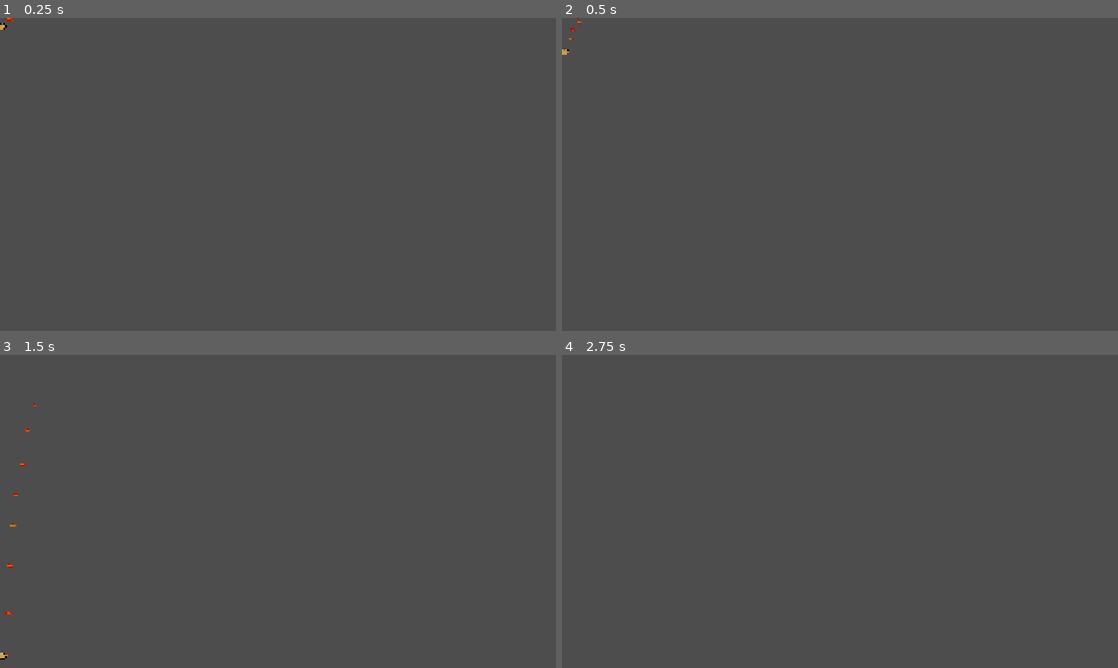
Above: before the commit, frames 1-4 (two rows, left to right).
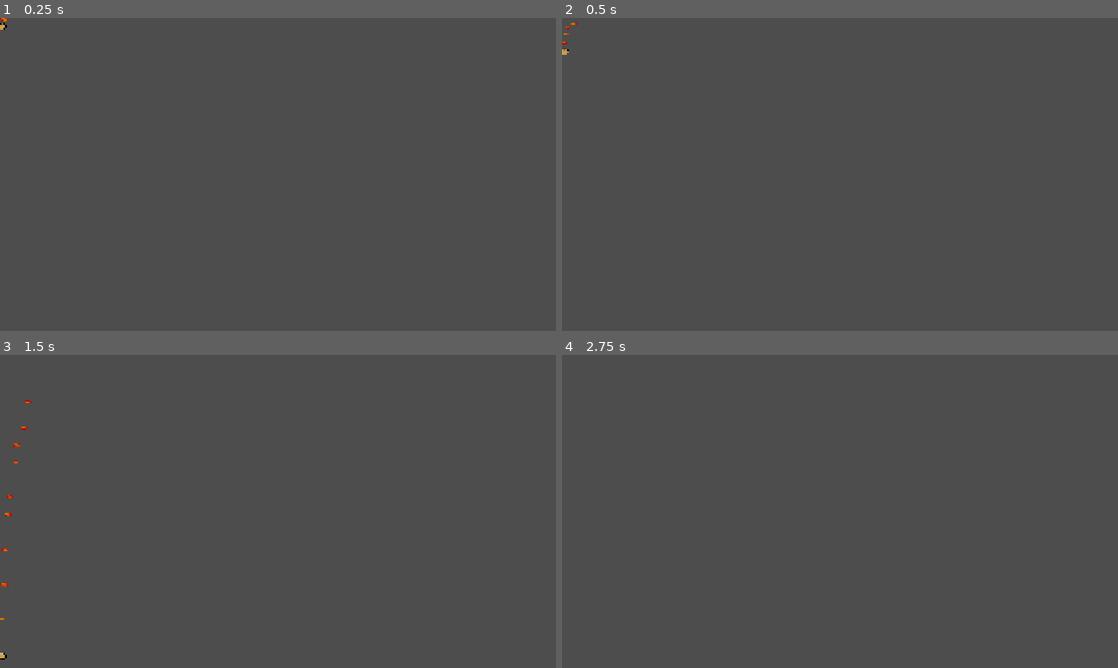
Above: after the commit, the same moments.

Repository: t0qen/baudo-game-jam-autumn
Game: Godot game, scene res://scenes/projectiles/rocket.tscn
Two runs of this game, one before a commit and one after it. Both use one fixed random seed, a clock stepped at 60 frames per second and the inputs below. This scene is started directly instead of the project's main scene.
Inputs (mouse positions are in pixels of both pictures, inside the frame that each line leads up to):
- Up to frame 1 (0.25 s): no input
- Up to frame 2 (0.5 s): no input
- Up to frame 3 (1.5 s): move the mouse to (400, 495) at 0.52 s; hold D (right) 0.53-1.28 s; tap Space (jump) at 0.6, 0.77, 1.07, 1.35 s; click (400, 495) at 0.67 s; move the mouse to (166, 527) at 1.27 s; hold A (left) from 1.28 s (still down)
- Up to frame 4 (2.75 s): tap Space (jump) at 1.52, 1.82, 2.1 s; move the mouse to (895, 442) at 2.02 s; release A (left) at 2.03 s; hold D (right) from 2.03 s (still down)

The runs differ from the first frame. In frame 1, less than 0.1% of the frame differs, in the area x 0-3%, y 0-2%; in frame 2, less than 0.1%; in frame 3, 0.2%, in the area x 0-7%, y 14-97%; in frame 4, nothing differs.
Error after the commit: Attempt to call function 'destruct' in base 'null instance' on a null instance. (res://scripts/rocket.gd:18)

Commit message:
jsplus ce que j'ai fait ptdr

Diff:
--- a/project.godot
+++ b/project.godot
@@ -74,6 +74,12 @@
 "events": [Object(InputEventMouseButton,"resource_local_to_scene":false,"resource_name":"","device":-1,"window_id":0,"a …(253 unchanged characters)…
 ]
 }
+sortir={
+"deadzone": 0.2,
+"events": [Object(InputEventKey,"resource_local_to_scene":false,"resource_name":"","device":-1,"window_id":0,"alt_pressed":false,"shift_pressed":false,"ctrl_pressed":false,"meta_pressed":false,"pressed":false,"keycode":0,"physical_keycode":4194305,"key_label":0,"unicode":0,"location":0,"echo":false,"script":null)
+, Object(InputEventJoypadButton,"resource_local_to_scene":false,"resource_name":"","device":-1,"button_index":1,"pressure":0.0,"pressed":true,"script":null)
+]
+}
 
 [rendering]
 
--- a/scenes/projectiles/rocket.tscn
+++ b/scenes/projectiles/rocket.tscn
@@ -1,5 +1,6 @@
-[gd_scene load_steps=4 format=3 uid="uid://beywwft4c0mlq"]
+[gd_scene load_steps=7 format=3 uid="uid://beywwft4c0mlq"]
 
+[ext_resource type="Script" uid="uid://dlv6bafe1o4v8" path="res://scripts/rocket.gd" id="1_l0y3s"]
 [ext_resource type="Texture2D" uid="uid://bxtjwc1i5gogk" path="res://assets/Sprites/Pomme de terre.png" id="1_r4mtq"]
 [ext_resource type="Texture2D" uid="uid://sdw4lwb4ukgf" path="res://assets/Sprites/Feu.png" id="2_r4bah"]
 
@@ -7,23 +8,27 @@
 radius = 9.0
 height = 34.516273
 
+[sub_resource type="CapsuleShape2D" id="CapsuleShape2D_l0y3s"]
+radius = 23.0
+height = 76.0
+
+[sub_resource type="CapsuleShape2D" id="CapsuleShape2D_8rgcg"]
+radius = 87.0
+height = 278.0
+
 [node name="Rocket" type="RigidBody2D"]
-
-[node name="Sprite2D" type="Sprite2D" parent="."]
-rotation = 0.09068969
-scale = Vector2(0.044921875, 0.044921875)
-texture = ExtResource("1_r4mtq")
+script = ExtResource("1_l0y3s")
 
 [node name="CollisionShape2D" type="CollisionShape2D" parent="."]
-visible = false
 position = Vector2(1.0000001, 0)
 rotation = -1.5652608
 scale = Vector2(1.0832561, 1.1706394)
 shape = SubResource("CapsuleShape2D_r4mtq")
 
 [node name="CPUParticles2D" type="CPUParticles2D" parent="."]
-position = Vector2(25, 0)
-scale = Vector2(2.6763544, 3.5752976)
+position = Vector2(3.999998, 0)
+scale = Vector2(2.6763544, 4.6552978)
+amount = 10
 texture = ExtResource("2_r4bah")
 fixed_fps = 60
 emission_shape = 1
@@ -35,3 +40,24 @@
 tangential_accel_max = 40.0
 scale_amount_min = 0.05
 scale_amount_max = 0.1
+
+[node name="DetectionMaxDegat" type="Area2D" parent="."]
+
+[node name="CollisionShape2D" type="CollisionShape2D" parent="DetectionMaxDegat"]
+rotation = -1.5707964
+shape = SubResource("CapsuleShape2D_l0y3s")
+debug_color = Color(0.9875497, 0, 0.31682128, 0.41960785)
+
+[node name="DetectionMinDegat" type="Area2D" parent="."]
+
+[node name="CollisionShape2D" type="CollisionShape2D" parent="DetectionMinDegat"]
+rotation = -1.5707964
+shape = SubResource("CapsuleShape2D_8rgcg")
+debug_color = Color(0.78905654, 0.43045953, 3.85046e-07, 0.41960785)
+
+[node name="Sprite2D" type="Sprite2D" parent="."]
+rotation = 0.0906897
+scale = Vector2(0.044921875, 0.044921875)
+texture = ExtResource("1_r4mtq")
+
+[connection signal="area_entered" from="DetectionMaxDegat" to="." method="_on_detection_max_degat_area_entered"]
--- /dev/null
+++ b/scenes/test_map.tscn
@@ -0,0 +1,3 @@
+[gd_scene format=3 uid="uid://bltq8mhh8nlld"]
+
+[node name="TestMap" type="Node2D"]
--- a/scripts/main.gd
+++ b/scripts/main.gd
@@ -5,8 +5,8 @@
 
 @onready var camera_2d: Camera2D = $Camera2D
 
-var nb_errants: int = 4
-var nb_gardes: int = 4
+#var nb_errants: int = 4
+#var nb_gardes: int = 4
 
 var errants = preload("res://scenes/errants.tscn")
 var gardes = preload("res://scenes/gardes.tscn")
@@ -55,7 +55,7 @@
 	print("GAME STARTS !!")
 	update_mob_array()
 	select_mob()
-	partie_timer.start()
+	partie_timer.start(VarBidules.duree_tour_sec)
 
 # TODO connecter un signal pour chaque mob comme ca quand il y en a un qui meurt main.gd le sait et update_mob_array()
 func update_game():
--- a/scripts/main_menu.gd
+++ b/scripts/main_menu.gd
@@ -8,8 +8,9 @@
 
 # Called every frame. 'delta' is the elapsed time since the previous frame.
 func _process(delta: float) -> void:
-	pass
-
+	if $PopUp.visible == true:
+		if Input.is_action_just_pressed("sortir"):
+			$PopUp.hide()
 
 func _on_quit_pressed() -> void:
 	get_tree().quit()
--- /dev/null
+++ b/scripts/rocket.gd
@@ -0,0 +1,20 @@
+extends RigidBody2D
+
+func _ready() -> void:
+	pass
+
+func _on_detection_max_degat_area_entered(area: Area2D) -> void:
+	# On récupère le terrain (nom exact: "Terrain1") depuis le parent ou la scène
+	var terrain = get_parent().get_node("DestructiblePolygon2D")
+
+	var radius = 100.0
+	var segments = 32
+	var polygon = PackedVector2Array()
+	for i in range(segments):
+		var angle = TAU * i / segments
+		polygon.append(Vector2(cos(angle), sin(angle)) * radius)
+
+	# "Destruct" prend un polygone (forme du trou) et une position globale
+	var destroyed_area = terrain.destruct(polygon, global_position)
+	print("Destroyed area:", destroyed_area)
+	queue_free()
Not shown, added: scripts/rocket.gd.uid
